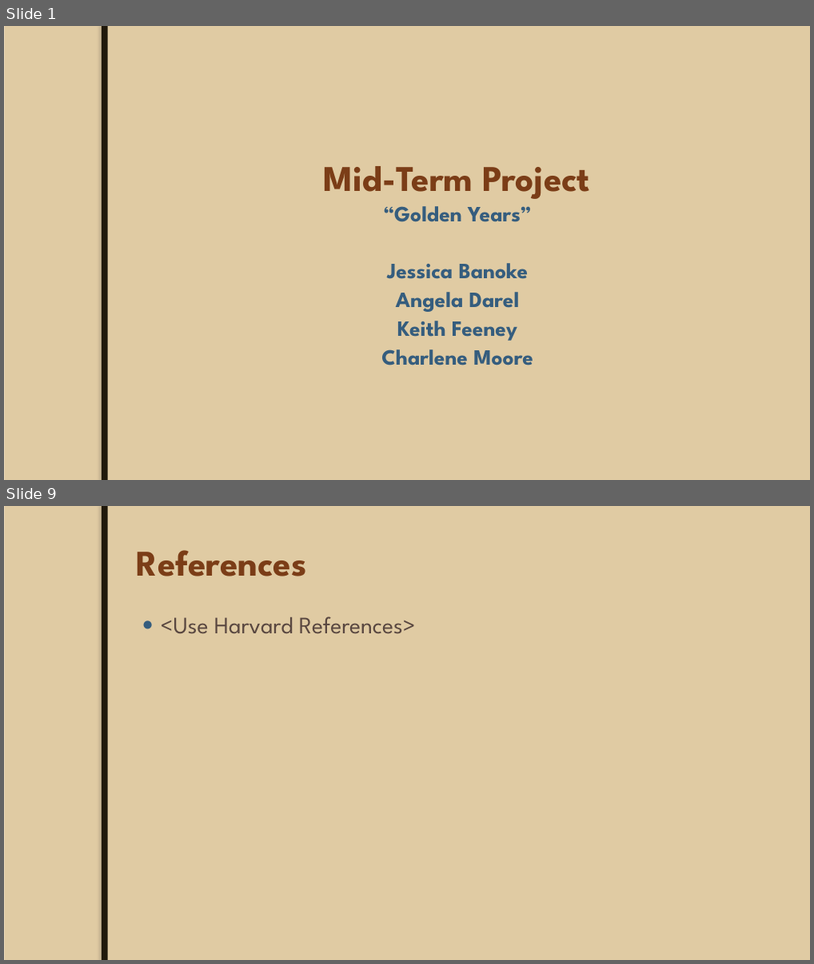
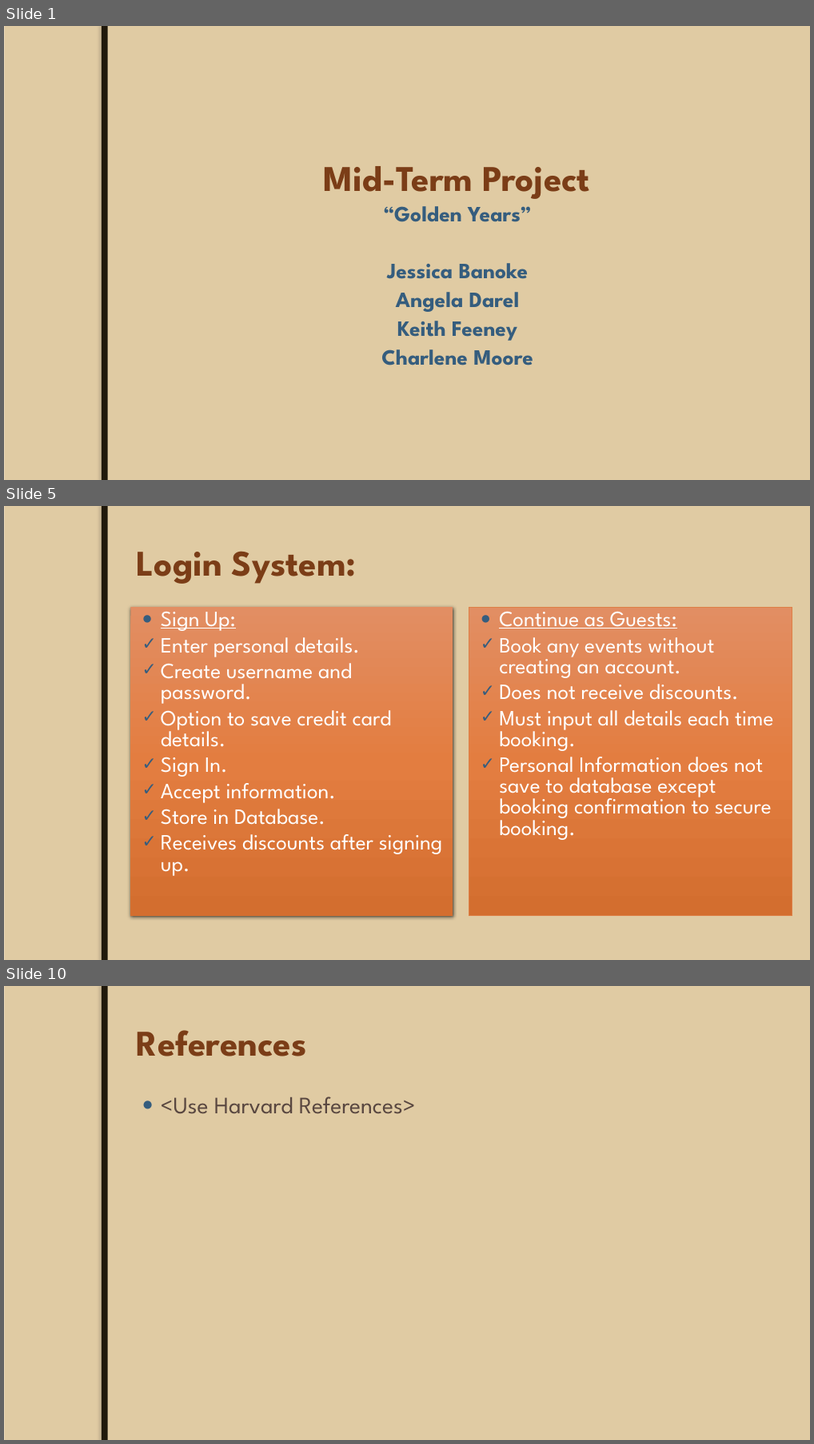
Before and after one commit to JoeyTatu/GoldenYears, a slide deck: Week 8 - Presentation slides/Mid-Term Project.pptx. Shown one above the other, each under a label of ours: slides 1 and 9 before the commit, slides 1, 5 and 10 after it; the slides between them are not shown. The pictures are 814x964 and 814x1444 pixels, drawn with LibreOffice and Linux fonts; fonts in the diff are those of the drawing; background and template pictures are left out. Boxes give left, top, right and bottom in pixels: in the first picture for what was removed or moved away, otherwise in the second. Text is boxed around its words. In the diff, an @@ line names an element or a change of style, - is before the commit and + after.

```diff
--- a/Week 8 - Presentation slides/Mid-Term Project.pptx
+++ b/Week 8 - Presentation slides/Mid-Term Project.pptx
@@ slide 5 added at <box>4,506,810,960</box>, background #EBDDC3; not listed: 2 template elements that a slide beside it also shows @@
@@ title added at <box>137,551,356,584</box>, 43 pt, text #7B3D17, bold @@
+Login System:
@@ text added at <box>130,607,453,916</box>, fill gradient #E28F63 to #E47E40 to #D46E30, 25.9 pt, text #FFFFFF @@
+● Sign Up:
+✓ Enter personal details.
+✓ Create username and password.
+✓ Option to save credit card details.
+✓ Sign In.
+✓ Accept information.
+✓ Store in Database.
+✓ Receives discounts after signing up.
@@ text added at <box>470,607,792,916</box>, fill gradient #E28F63 to #E47E40 to #D46E30, outline #DD8047 0.5 pt, 25.9 pt, text #FFFFFF @@
+● Continue as Guests:
+✓ Book any events without creating an account.
+✓ Does not receive discounts.
+✓ Must input all details each time booking.
+✓ Personal Information does not save to database except booking confirmation to secure booking.
@@ what was slide 9 is now slide 10 @@
```
Also in this commit, not shown: 7 slides changed.
